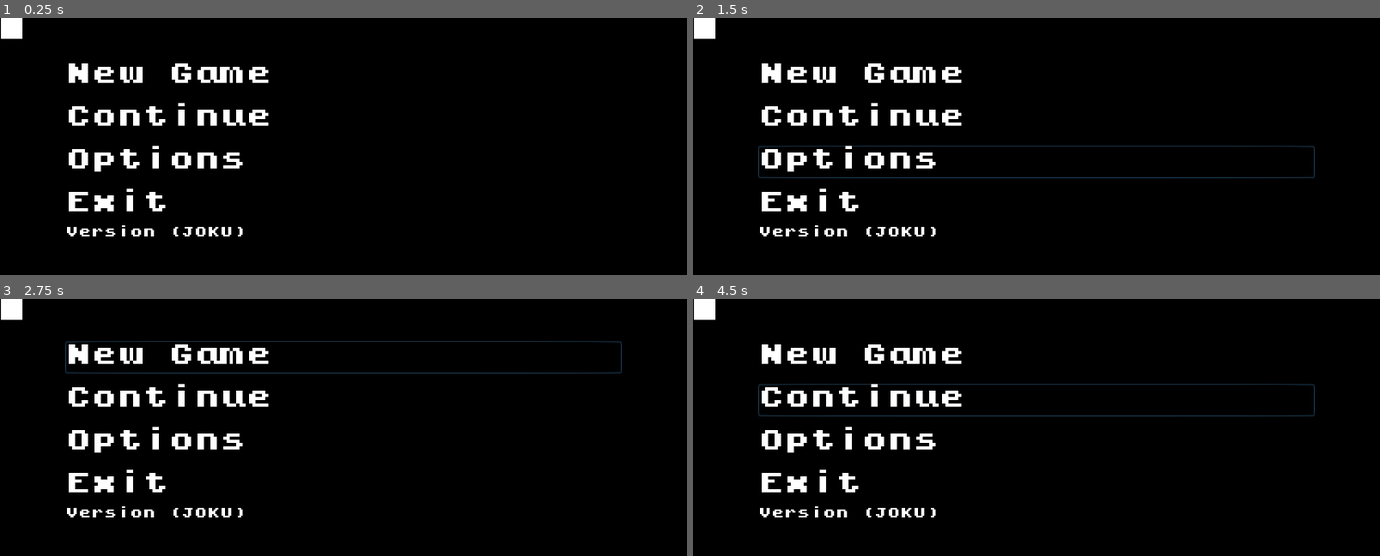
Above: before the commit, frames 1-4 (two rows, left to right).
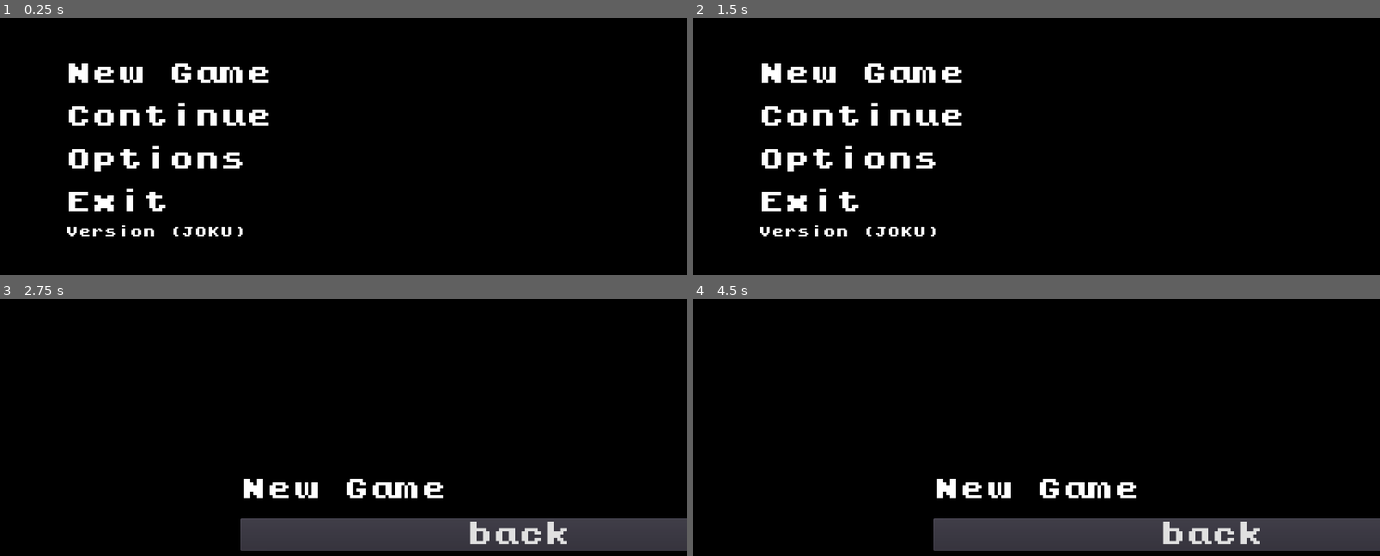
Above: after the commit, the same moments.

Repository: Vilkku11/super-journey
Game: Godot game, scene res://Control.tscn
Two runs of this game, one before a commit and one after it. Both use one fixed random seed, a clock stepped at 60 frames per second and the inputs below.
Inputs (mouse positions are in pixels of both pictures, inside the frame that each line leads up to):
- Up to frame 1 (0.25 s): no input
- Up to frame 2 (1.5 s): click "Options" at 0.5 s; click (1215, 254) at 1.25 s, where only the run after the commit has a clickable "back"
- Up to frame 3 (2.75 s): click "New Game" at 2 s
- Up to frame 4 (4.5 s): click (1208, 535) at 2.75 s, where only the run after the commit has a clickable "back"; click "New Game" at 3.5 s; click (1036, 399) at 4.25 s, where only the run before the commit has a clickable "Continue"

The runs differ from the first frame. In frame 1, 0.3% of the frame differs, in the area x 0-4%, y 0-9%; in frame 2, 0.9%; in frame 3, 14%, in the area x 0-100%, y 0-98%; in frame 4, 14%.

Commit message:
Working main menu

Diff:
--- a/Control.tscn
+++ b/Control.tscn
@@ -1,10 +1,11 @@
-[gd_scene load_steps=7 format=2]
+[gd_scene load_steps=8 format=2]
 
 [ext_resource path="res://Title_screen/Buttons/OptionsButton.tscn" type="PackedScene" id=1]
 [ext_resource path="res://Title_screen/Buttons/ContinueButton.tscn" type="PackedScene" id=2]
 [ext_resource path="res://Title_screen/Buttons/NewGameButton.tscn" type="PackedScene" id=3]
 [ext_resource path="res://Font/kongtext/kongtext.ttf" type="DynamicFontData" id=4]
 [ext_resource path="res://Title_screen/Buttons/ExitButton.tscn" type="PackedScene" id=5]
+[ext_resource path="res://Game/Title_screen.gd" type="Script" id=6]
 
 [sub_resource type="DynamicFont" id=1]
 size = 24
@@ -17,6 +18,7 @@
 margin_top = -1.0
 margin_right = 1042.0
 margin_bottom = 559.0
+script = ExtResource( 6 )
 
 [node name="Menu" type="VBoxContainer" parent="."]
 margin_left = 120.0
@@ -50,12 +52,14 @@
 margin_top = 160.0
 margin_right = 1036.0
 margin_bottom = 220.0
+scene_to_load = "res://Game/Options.tscn"
 
 [node name="ExitButton" parent="Menu/CenterRow/Buttons" instance=ExtResource( 5 )]
 margin_top = 240.0
 margin_right = 1036.0
 margin_bottom = 300.0
 text = ""
+scene_to_load = "res://Game/Continue.tscn"
 
 [node name="CenterContainer" type="CenterContainer" parent="Menu/CenterRow"]
 margin_left = 1040.0
@@ -73,11 +77,15 @@
 margin_bottom = 304.0
 
 [node name="VersionLabel" type="Label" parent="Menu"]
-margin_top = 300.0
+margin_top = 308.0
+margin_right = 1040.0
+margin_bottom = 560.0
 size_flags_vertical = 3
 custom_fonts/font = SubResource( 1 )
 text = "Version (JOKU)"
 
-[node name="ColorRect" type="ColorRect" parent="."]
-margin_right = 40.0
-margin_bottom = 40.0
+[node name="FadeIn" type="ColorRect" parent="."]
+visible = false
+anchor_right = 1.0
+anchor_bottom = 1.0
+color = Color( 0.00784314, 0.00784314, 0.00784314, 0 )
--- /dev/null
+++ b/Font/kongtext/pixel_font_48.tres
@@ -0,0 +1,4 @@
+[gd_resource type="DynamicFontData" format=2]
+
+[resource]
+font_path = "res://Font/kongtext/kongtext.ttf"
--- /dev/null
+++ b/Game/Continue.tscn
@@ -0,0 +1,8 @@
+[gd_scene load_steps=2 format=2]
+
+[ext_resource path="res://Game/NewGame.tscn" type="PackedScene" id=1]
+
+[node name="Continue" instance=ExtResource( 1 )]
+
+[node name="Label" parent="CenterContainer/VBoxContainer" index="0"]
+text = "COntinued          "
--- a/Game/NewGame.tscn
+++ b/Game/NewGame.tscn
@@ -1,22 +1,46 @@
-[gd_scene format=2]
+[gd_scene load_steps=5 format=2]
+
+[ext_resource path="res://Font/kongtext/kongtext.ttf" type="DynamicFontData" id=1]
+[ext_resource path="res://Game/Return_to_title.gd" type="Script" id=2]
+
+[sub_resource type="DynamicFont" id=1]
+size = 48
+font_data = ExtResource( 1 )
+
+[sub_resource type="DynamicFont" id=2]
+size = 48
+font_data = ExtResource( 1 )
 
 [node name="NewGame" type="Control"]
 anchor_right = 1.0
 anchor_bottom = 1.0
+script = ExtResource( 2 )
 
 [node name="CenterContainer" type="CenterContainer" parent="."]
-margin_right = 40.0
-margin_bottom = 40.0
+anchor_right = 1.0
+anchor_bottom = 1.0
 
 [node name="VBoxContainer" type="VBoxContainer" parent="CenterContainer"]
-margin_left = 20.0
-margin_top = 13.0
-margin_right = 20.0
-margin_bottom = 27.0
+margin_left = 448.0
+margin_top = 330.0
+margin_right = 832.0
+margin_bottom = 390.0
+size_flags_vertical = 3
 
 [node name="Label" type="Label" parent="CenterContainer/VBoxContainer"]
-margin_bottom = 14.0
+margin_right = 384.0
+margin_bottom = 60.0
+rect_min_size = Vector2( 360, 60 )
+custom_fonts/font = SubResource( 1 )
+text = "New Game"
 
 [node name="Button" type="Button" parent="CenterContainer/VBoxContainer/Label"]
-margin_right = 12.0
-margin_bottom = 20.0
+margin_top = 80.0
+margin_right = 1036.0
+margin_bottom = 140.0
+rect_min_size = Vector2( 360, 60 )
+size_flags_vertical = 3
+custom_fonts/font = SubResource( 2 )
+text = "back"
+
+[connection signal="pressed" from="CenterContainer/VBoxContainer/Label/Button" to="." method="_on_Button_pressed"]
--- /dev/null
+++ b/Game/Options.tscn
@@ -0,0 +1,13 @@
+[gd_scene load_steps=2 format=2]
+
+[ext_resource path="res://Game/NewGame.tscn" type="PackedScene" id=1]
+
+[node name="Options" instance=ExtResource( 1 )]
+
+[node name="VBoxContainer" parent="CenterContainer" index="0"]
+margin_left = 460.0
+margin_right = 820.0
+
+[node name="Label" parent="CenterContainer/VBoxContainer" index="0"]
+margin_right = 360.0
+text = "Options"
--- /dev/null
+++ b/Game/Return_to_title.gd
@@ -0,0 +1,7 @@
+extends Control
+
+
+
+
+func _on_Button_pressed():
+	get_tree().change_scene("res://Control.tscn")
--- /dev/null
+++ b/Game/Title_screen.gd
@@ -0,0 +1,28 @@
+extends Control
+
+
+
+func _ready():
+	for n in 4:
+		#var button = $Menu/CenterRow/Buttons.getChild(n)
+		if $Menu/CenterRow/Buttons.get_child(n) == $Menu/CenterRow/Buttons.get_child(3):
+			var button = $Menu/CenterRow/Buttons.get_child(n)
+			button.connect("pressed", self, "Exit_button", [button.exit])
+		else:
+			var button = $Menu/CenterRow/Buttons.get_child(n)
+			button.connect("pressed", self, "_on_Button_pressed", [button.scene_to_load])
+
+
+
+
+
+func _on_Button_pressed(scene_to_load):
+	get_tree().change_scene(scene_to_load)
+
+func Exit_button(exit):
+	get_tree().quit()
+#for button in $Menu/CenterRow/Buttons.get_children():
+#		button.connect("pressed", self, "_on_Button_pressed", [button.scene_to_load])
+#
+#		if $Menu/CenterRow/Buttons.get_child(3) == $Menu/CenterRow/Buttons/ExitButton:
+#			print("joujou")
--- a/Title_screen/Buttons/ContinueButton.tscn
+++ b/Title_screen/Buttons/ContinueButton.tscn
@@ -3,6 +3,7 @@
 [ext_resource path="res://Title_screen/Buttons/MenuButton.tscn" type="PackedScene" id=1]
 
 [node name="ContinueButton" instance=ExtResource( 1 )]
+scene_to_load = "res://Game/Continue.tscn"
 
 [node name="Label" parent="." index="0"]
 text = "Continue"
--- /dev/null
+++ b/Title_screen/Buttons/MenuButton.gd
@@ -0,0 +1,5 @@
+extends Button
+
+
+export(String) var scene_to_load
+export(String) var exit
--- a/Title_screen/Buttons/MenuButton.tscn
+++ b/Title_screen/Buttons/MenuButton.tscn
@@ -1,6 +1,7 @@
-[gd_scene load_steps=3 format=2]
+[gd_scene load_steps=4 format=2]
 
 [ext_resource path="res://Font/kongtext/kongtext.ttf" type="DynamicFontData" id=1]
+[ext_resource path="res://Title_screen/Buttons/MenuButton.gd" type="Script" id=2]
 
 [sub_resource type="DynamicFont" id=1]
 size = 48
@@ -12,6 +13,7 @@
 margin_bottom = 20.0
 rect_min_size = Vector2( 360, 60 )
 flat = true
+script = ExtResource( 2 )
 
 [node name="Label" type="Label" parent="."]
 margin_right = 40.0
--- a/Title_screen/Buttons/NewGameButton.tscn
+++ b/Title_screen/Buttons/NewGameButton.tscn
@@ -3,6 +3,7 @@
 [ext_resource path="res://Title_screen/Buttons/MenuButton.tscn" type="PackedScene" id=1]
 
 [node name="NewGameButton" instance=ExtResource( 1 )]
+scene_to_load = "res://Game/NewGame.tscn"
 
 [node name="Label" parent="." index="0"]
 text = "New Game"
--- a/Title_screen/Buttons/OptionsButton.tscn
+++ b/Title_screen/Buttons/OptionsButton.tscn
@@ -3,6 +3,7 @@
 [ext_resource path="res://Title_screen/Buttons/MenuButton.tscn" type="PackedScene" id=1]
 
 [node name="OptionsButton" instance=ExtResource( 1 )]
+scene_to_load = "res://Games/Options.tscn"
 
 [node name="Label" parent="." index="0"]
 text = "Options"
